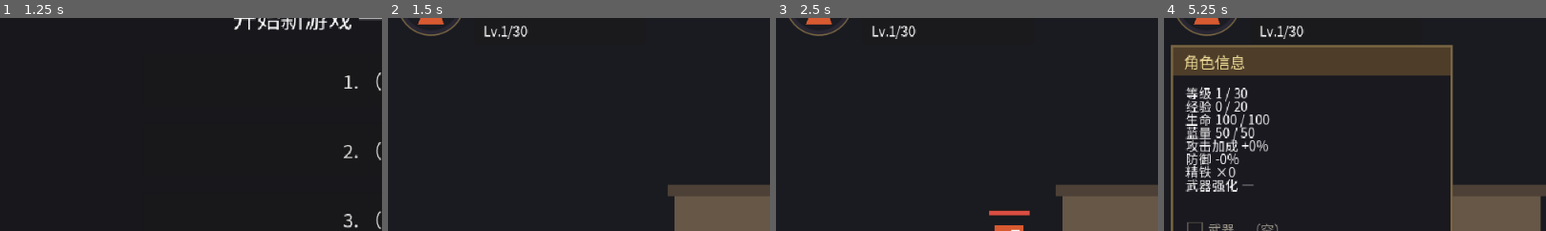
Above: before the commit, frames 1-4 (left to right).
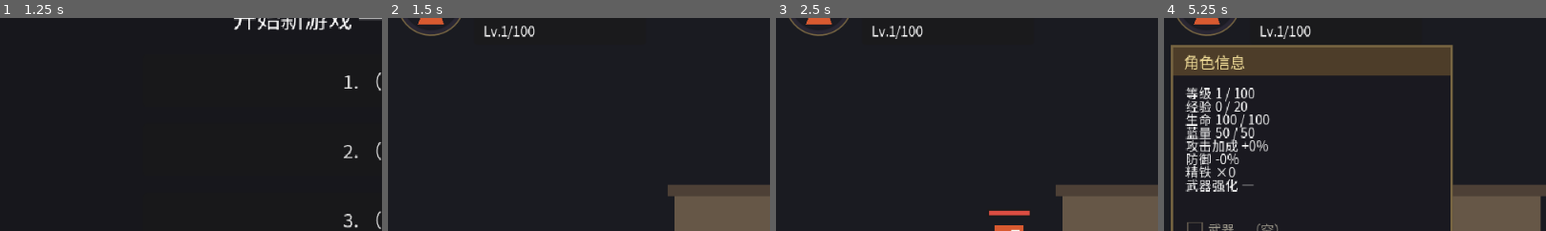
Above: after the commit, the same moments.

Repository: aachean/bailian
Game: Godot game, scene res://scenes/ui/main_menu.tscn
The game is run twice, just before and just after one commit, with the same random seed, the same clock (stepped at 60 frames per second) and the same inputs.
Inputs (mouse positions are % of the whole screen's width and height, from its top left):
- Up to frame 1 (1.25 s): click "开始游戏" at 0.5 s
- Up to frame 2 (1.5 s): click "开始游戏" at 1.25 s
- Up to frame 3 (2.5 s): tap Enter (ui_accept) at 2 s; move the mouse to (72, 45) at 2.02 s; hold D (move_right) from 2.03 s (still down); tap P (atlas) at 2.1 s; click (72, 45) at 2.17 s; tap Space (jump) at 2.27 s
- Up to frame 4 (5.25 s): move the mouse to (30, 55) at 2.77 s; tap J (attack) at 2.85 s; tap Space (jump) at 3.02, 4.52 s; move the mouse to (60, 28) at 3.52 s; release D (move_right) at 3.53 s; hold A (move_left) 3.53-4.28 s; hold B (bag) 3.53-4.28 s; tap Enter (ui_accept) at 4.25, 5 s; move the mouse to (45, 70) at 4.27 s; hold D (move_right) from 4.28 s (still down); tap K (dodge) at 4.35 s; click (45, 70) at 4.42 s; move the mouse to (80, 65) at 5.02 s; hold C (panel) from 5.03 s (still down)
The pictures show only the part of the screen within x 0-50%, y 13-63%; the shares and areas given below are measured in that part.

Frame 1 is identical in both runs. In frame 2, 0.1% of the frame differs, in the area x 32-39%, y 3-9%; in frame 3, 0.1%; in frame 4, 0.2%, in the area x 18-39%, y 3-39%.

Commit message:
feat(growth): 等级上限抬到 100 + 每级成长等比收敛；强化成本调贵一档
按神当晚的三条反馈改。

1.「强化成本可以在贵一点」
   base_cost 3→4、cost_growth 1.6→1.75：白装 16→23、精良 47→82、稀有 210→464 精铁。

2.「上限 30 不够，要到 100，因为后续有新地图、新的怪的经验值也不同」
   **上限不只是个数字**，它同时决定每级成长能不能线性、解锁点排不排得开、推荐等级写多少。
   连带改三处：

   · 每级成长改成**等比收敛**（gain × (1 - falloff^n)）。
     线性的每级增量到 100 级是生命 1585 / 攻击 +495% —— 那等于把等级做成主要战力轴
     （违反设计原则 3.2），而且这条线一长出来，后面所有敌人数值都得围着它重标。
     参数按「30 级时与旧曲线基本重合」反推：30 级 540 血 / +145%
     （旧 535 / +145%），100 级 813 血 / +206%。**换曲线不打破现有敌人平衡。**
   · 技能解锁点拉开：1/2/3/4/5/6/8 → 1/5/12/20/30/42/55。
     原来 8 级就把 7 个技能发完了，上限 100 之后那条动力链在第 8 级就断了。
   · 副本推荐等级填上：砺场 1 / 断淬渠 12 / 炉喉 25（原来全是 0 = 等于不标红）。

3.「升级变慢是正常的，和造梦西游一样不容易毕业」→ 曲线方向不动。

经验曲线没动（20 × lv^1.5，满级 790021 点，末段 10% 占 23.3% 仍 < 40%）——
幂函数这条形状在 100 级下不用重新设计。

断言：test_m10 加到 19 条（新增「每级成长递减」「满级战力有界」两条守形状的）；
test_m4 / test_m7 / test_m3 里写死的期望值改成**从资源算**
（血上限从 progression.hp_at 取、强化成本从 forge_cost 取）——
成长曲线这一轮调了两次，写死一次就得跟着改一次。
probe_progression 改成按关键等级打印，并明确指出「到满级那个次数现在不是目标」。
全量 28 场景 + 177 条全绿。

Diff:
--- a/data/forge.tres
+++ b/data/forge.tres
@@ -5,7 +5,7 @@
 [resource]
 script = ExtResource("1_forge")
 tier_max = Array[int]([3, 5, 8])
-base_cost = 3
-cost_growth = 1.6
+base_cost = 4
+cost_growth = 1.75
 atk_per_level = 0.15
 atk_falloff = 0.85
--- a/data/progression.tres
+++ b/data/progression.tres
@@ -4,12 +4,15 @@
 
 [resource]
 script = ExtResource("1_prog")
-level_cap = 30
+level_cap = 100
 exp_base = 20.0
 exp_exponent = 1.5
-hp_per_level = 15
-mp_per_level = 10
-atk_per_level = 0.05
+hp_gain = 750
+hp_falloff = 0.97
+mp_gain = 500
+mp_falloff = 0.97
+atk_gain = 2.1
+atk_falloff = 0.96
 base_hp = 100
 base_mp = 50
 soft_knee_atk = 1.0
--- a/data/skills/breathe.tres
+++ b/data/skills/breathe.tres
@@ -23,5 +23,5 @@
 lunge_decay_frames = 1
 cooldown_frames = 420
 mp_cost = 40
-unlock_level = 6
+unlock_level = 42
 heal_amount = 45
--- a/data/skills/ironwall.tres
+++ b/data/skills/ironwall.tres
@@ -26,4 +26,4 @@
 guard_reduction = 0.8
 cooldown_frames = 300
 mp_cost = 25
-unlock_level = 3
+unlock_level = 12
--- a/data/skills/quake.tres
+++ b/data/skills/quake.tres
@@ -23,4 +23,4 @@
 lunge_decay_frames = 1
 cooldown_frames = 170
 mp_cost = 45
-unlock_level = 5
+unlock_level = 30
--- a/data/skills/sword_wave.tres
+++ b/data/skills/sword_wave.tres
@@ -24,7 +24,7 @@
 lunge_decay_frames = 1
 cooldown_frames = 110
 mp_cost = 32
-unlock_level = 4
+unlock_level = 20
 projectile_scene = ExtResource("2_wave")
 projectile_speed = 460.0
 projectile_life = 1.0
--- a/data/skills/thrust.tres
+++ b/data/skills/thrust.tres
@@ -23,4 +23,4 @@
 lunge_decay_frames = 14
 cooldown_frames = 70
 mp_cost = 22
-unlock_level = 2
+unlock_level = 5
--- a/data/skills/upcut.tres
+++ b/data/skills/upcut.tres
@@ -23,4 +23,4 @@
 lunge_decay_frames = 8
 cooldown_frames = 100
 mp_cost = 26
-unlock_level = 8
+unlock_level = 55
--- a/data/stages/dungeon_duancuiqu.tres
+++ b/data/stages/dungeon_duancuiqu.tres
@@ -7,4 +7,5 @@
 id = &"duancuiqu"
 name_key = &"DUNGEON_DUANCUIQU"
 screen_count = 0
-rec_level = 0
+rec_level = 12
+rec_weapon = 2
--- a/data/stages/dungeon_lichang.tres
+++ b/data/stages/dungeon_lichang.tres
@@ -7,3 +7,5 @@
 id = &"lichang"
 name_key = &"DUNGEON_LICHANG"
 scene_path = "res://scenes/stages/lichang.tscn"
+rec_level = 1
+rec_weapon = 0
--- a/data/stages/dungeon_luhou.tres
+++ b/data/stages/dungeon_luhou.tres
@@ -7,4 +7,5 @@
 id = &"luhou"
 name_key = &"DUNGEON_LUHOU"
 screen_count = 0
-rec_level = 0
+rec_level = 25
+rec_weapon = 4
--- a/scripts/core/progression_data.gd
+++ b/scripts/core/progression_data.gd
@@ -22,7 +22,7 @@
 
 ## 等级天花板。到顶后不再累积经验（不是「继续攒但没用」），
 ## 免得满级玩家的经验条还在涨、HUD 上显示一个永远用不到的数字
-@export var level_cap: int = 30
+@export var level_cap: int = 100
 
 @export_group("经验曲线：升到下一级所需 = exp_base × 当前等级 ^ exp_exponent")
 ## 曲线基数
@@ -30,13 +30,23 @@
 ## 曲线指数。1.0 = 线性，1.5 起是 RPG 的常见区间（指数越高后期越长尾）
 @export var exp_exponent: float = 1.5
 
-@export_group("每级成长")
-## 生命上限每级 +点
-@export var hp_per_level: int = 15
-## 蓝量上限每级 +点
-@export var mp_per_level: int = 10
-## 攻击倍率每级 +比例（0.05 = +5%）
-@export var atk_per_level: float = 0.05
+@export_group("每级成长（等比收敛：练到第 n 级的累计增量 = gain × (1 - falloff^(n-1))）")
+##
+## **为什么是收敛而不是每级固定加多少**：上限从 30 抬到 100（2026-09-14 神的要求：
+## 后面还有新地图，等级要留够空间），线性的每级增量到 100 级会变成
+## 生命 ×6.9、攻击 +495% —— 那等于把等级做成主要战力来源，违反 3.2；
+## 而且这条线一旦长出来，后面所有敌人的数值都要围着它重标。
+##
+## 等比收敛：第 n 级给 gain × falloff^(n-1)，累计趋近 gain 而永远到不了。
+## **参数是按「30 级时与旧曲线基本重合」反推的** —— 换曲线不打破现有敌人平衡：
+##   生命 30 级 540（旧 535）／蓝 343（旧 340）／攻击 +145%（旧 +145%）
+## 100 级则是 生命 813 / 蓝 526 / 攻击 +206% —— 长线投入有回报，但没有爆炸。
+@export var hp_gain: int = 750
+@export var hp_falloff: float = 0.97
+@export var mp_gain: int = 500
+@export var mp_falloff: float = 0.97
+@export var atk_gain: float = 2.1
+@export var atk_falloff: float = 0.96
 
 @export_group("1 级时的基础值")
 @export var base_hp: int = 100
@@ -80,19 +90,31 @@
 	return clampi(level, 1, level_cap)
 
 
+## 等比收敛的累计增量：第 n 级给 gain × falloff^(n-1)，n 级累计是这个和。
+## 1 级是 0（起点就是 base），随等级单调递增，趋近 gain 而永远到不了
+func growth(gain: float, falloff: float, level: int) -> float:
+	var n := clamp_level(level) - 1
+	if n <= 0:
+		return 0.0
+	# falloff = 1 的退化情形：等比和变成「线性铺满」，到 cap 时正好是 gain
+	if is_equal_approx(falloff, 1.0):
+		return gain * float(n) / float(maxi(level_cap - 1, 1))
+	return gain * (1.0 - pow(falloff, float(n)))
+
+
 ## 该等级的生命上限（不含装备词条）
 func hp_at(level: int) -> int:
-	return base_hp + (clamp_level(level) - 1) * hp_per_level
+	return base_hp + int(round(growth(float(hp_gain), hp_falloff, level)))
 
 
 ## 该等级的蓝量上限
 func mp_at(level: int) -> int:
-	return base_mp + (clamp_level(level) - 1) * mp_per_level
+	return base_mp + int(round(growth(float(mp_gain), mp_falloff, level)))
 
 
 ## 该等级贡献的攻击倍率加成（叠进那个唯一的伤害乘区，见设计原则 4.1）
 func atk_bonus_at(level: int) -> float:
-	return atk_per_level * float(clamp_level(level) - 1)
+	return growth(atk_gain, atk_falloff, level)
 
 
 # ── 曲线自检（给断言和「调数值时看一眼」用）────────────────────
--- a/tests/test_m10.gd
+++ b/tests/test_m10.gd
@@ -57,6 +57,8 @@
 	await _t15_soft_cap_is_lossless_below_knee()
 	await _t16_soft_cap_diminishes_above_knee()
 	await _t17_ratio_has_hard_cap()
+	await _t18_growth_per_level_diminishes()
+	await _t19_cap_power_is_bounded()
 
 	SaveManager.current_slot = _slot_before
 	SaveGuard.restore(_bak)
@@ -125,24 +127,29 @@
 
 ## 成长数字的唯一真相在 progression.tres：改资源，结果跟着变。
 ## 代码里要是偷偷留了一份魔法数，这条立刻红
+## 成长数字的唯一真相在 progression.tres：改资源，结果跟着变。
+## 代码里要是偷偷留了一份魔法数，这条立刻红。
+##
+## 断言写成「改大 gain → 取值变大」而不是「重算一遍公式对不对」：
+## 后者等于把实现抄进测试，实现改了测试也得跟着改（而且抄错时两边一起错）
 func _t5_growth_numbers_come_from_resource() -> void:
 	var p := PlayerState.progression
-	var old_hp := p.hp_per_level
-	var old_atk := p.atk_per_level
-	var new_hp := old_hp + 7
-	var new_atk := old_atk + 0.01
-	p.hp_per_level = new_hp
-	p.atk_per_level = new_atk
-	var hp_val := p.hp_at(10)
-	var atk_val := p.atk_bonus_at(11)
-	var hp_ok := hp_val == p.base_hp + 9 * new_hp
-	var atk_ok := is_equal_approx(atk_val, new_atk * 10.0)
-	p.hp_per_level = old_hp
-	p.atk_per_level = old_atk
-	_check("5", "每级成长读的是资源：改 hp_per_level / atk_per_level 立刻反映到取值上",
-		hp_ok and atk_ok,
-		"hp_per_level %d→%d：hp_at(10) 得 %d（期望 %d）　atk %.3f（期望 %.3f）" % [
-			old_hp, new_hp, hp_val, p.base_hp + 9 * new_hp, atk_val, new_atk * 10.0])
+	var hp_before := p.hp_at(10)
+	var atk_before := p.atk_bonus_at(11)
+	var old_hp := p.hp_gain
+	var old_atk := p.atk_gain
+	var new_hp := old_hp + 500
+	var new_atk := old_atk + 1.0
+	p.hp_gain = new_hp
+	p.atk_gain = new_atk
+	var hp_after := p.hp_at(10)
+	var atk_after := p.atk_bonus_at(11)
+	p.hp_gain = old_hp
+	p.atk_gain = old_atk
+	_check("5", "每级成长读的是资源：改 hp_gain / atk_gain 立刻反映到取值上",
+		hp_after > hp_before and atk_after > atk_before,
+		"hp_gain %d→%d：hp_at(10) %d → %d　atk_gain %.2f→%.2f：atk_bonus_at(11) %.3f → %.3f" % [
+			old_hp, new_hp, hp_before, hp_after, old_atk, new_atk, atk_before, atk_after])
 
 
 ## 坏档 / 越界等级要夹回 cap —— 不夹的话 level=999 会让 exp_needed 返回 0
@@ -362,3 +369,36 @@
 		is_equal_approx(cap, Health.MAX_DAMAGE_REDUCTION) and is_equal_approx(unknown, 1.0),
 		"减伤 5.0 → %.2f（上限 %.2f）　未登记的 crit 3.7 → %.2f" % [
 			cap, Health.MAX_DAMAGE_REDUCTION, unknown])
+
+
+# ── 100 级那件事：等级是钥匙，不是战力轴（设计原则 3.2）────────────
+
+## 每级给的成长必须**递减**。上限抬到 100 之后这条尤其要紧 ——
+## 线性的每级增量到 100 级会变成攻击 +495%，那等于把等级做成主要战力来源。
+## 用一阶差分验形状：第 2 级给的最多，越往后越少
+func _t18_growth_per_level_diminishes() -> void:
+	var p := PlayerState.progression
+	var d1 := p.hp_at(2) - p.hp_at(1)
+	var d2 := p.hp_at(11) - p.hp_at(10)
+	var d3 := p.hp_at(51) - p.hp_at(50)
+	var a1 := p.atk_bonus_at(2) - p.atk_bonus_at(1)
+	var a2 := p.atk_bonus_at(51) - p.atk_bonus_at(50)
+	_check("18", "每级成长递减：越往后每级给得越少（等级不是战力轴）",
+		d1 > d2 and d2 > d3 and d3 > 0 and a1 > a2 and a2 > 0.0,
+		"生命增量 第2级 %d ＞ 第11级 %d ＞ 第51级 %d　攻击增量 %.4f ＞ %.4f" % [
+			d1, d2, d3, a1, a2])
+
+
+## 满级战力有上界：**趋近 gain 而到不了**。
+## 这条挡的是「以后有人把 falloff 调成 1 又忘了 cap 是 100」
+func _t19_cap_power_is_bounded() -> void:
+	var p := PlayerState.progression
+	var hp := p.hp_at(p.level_cap)
+	var atk := p.atk_bonus_at(p.level_cap)
+	var hp_ceiling := p.base_hp + p.hp_gain
+	var hp_in_range := hp > p.base_hp + int(p.hp_gain * 0.9) and hp <= hp_ceiling
+	var atk_in_range := atk > p.atk_gain * 0.9 and atk < p.atk_gain
+	_check("19", "满级战力有上界：趋近「gain」但到不了，不会无限膨胀",
+		hp_in_range and atk_in_range,
+		"Lv.%d 生命 %d（base %d + gain %d 为天花板）　攻击 %+.1f%%（上限 %+.1f%%）" % [
+			p.level_cap, hp, p.base_hp, p.hp_gain, atk * 100.0, p.atk_gain * 100.0])
--- a/tests/test_m3.gd
+++ b/tests/test_m3.gd
@@ -392,6 +392,7 @@
 	await _pframes(6)
 	var scale0: float = (player.get_node("Hitbox") as Hitbox).damage_scale
 
+	var cost: int = PlayerState.forge_cost(uid)      # 成本从数据取，不写死
 	_press("attack")                 # 站上铁砧按 J → 开铁匠铺
 	await _pframes(4)
 	_release("attack")
@@ -417,11 +418,11 @@
 	town.queue_free()
 	await _pframes(2)
 
-	_check("9", "铁匠铺：站上铁砧按 J 开面板 → 选中那件按 J 强化（倍率涨、精铁 -3）",
-		opened and picked == uid and lv == 1 and shards == 7 \
+	_check("9", "铁匠铺：站上铁砧按 J 开面板 → 选中那件按 J 强化（倍率涨、按成本扣精铁）",
+		opened and picked == uid and lv == 1 and shards == 10 - cost \
 			and is_equal_approx(scale1, expect) and closed,
-		"开面板=%s（当时暂停=%s）　光标选中=穿着的武器=%s　强化 +%d　精铁 10→%d　"
-		% [str(opened), str(paused_when_open), str(picked == uid), lv, shards]
+		"开面板=%s（当时暂停=%s）　光标选中=穿着的武器=%s　强化 +%d　精铁 10→%d（成本 %d）　"
+		% [str(opened), str(paused_when_open), str(picked == uid), lv, shards, cost]
 		+ "倍率 %.3f → %.3f（期望 %.3f）　Esc 关掉=%s" % [scale0, scale1, expect, str(closed)])
 
 
@@ -433,7 +434,8 @@
 	PlayerState.shards = 7
 	var uid: String = PlayerState.add_item(IRON_SWORD)
 	PlayerState.equip(uid)
-	PlayerState.forge_once(uid)                  # 花掉 3，剩 4，+1 级
+	var cost: int = PlayerState.forge_cost(uid)  # 成本从数据取，不写死
+	PlayerState.forge_once(uid)                  # 花掉一次的钱，+1 级
 
 	var room := (load("res://scenes/stages/test_room.tscn") as PackedScene).instantiate()
 	add_child(room)
@@ -453,9 +455,9 @@
 	await _pframes(2)
 
 	_check("10", "强化等级与装备实例进快照，继续游戏原样回来",
-		shards == 4 and lv == 1 and same_uid,
-		"精铁 %d（期望 4）　武器强化 +%d（期望 1）　实例 id 一致=%s" % [
-			shards, lv, str(same_uid)])
+		shards == 7 - cost and lv == 1 and same_uid,
+		"精铁 %d（期望 %d = 7 - %d）　武器强化 +%d（期望 1）　实例 id 一致=%s" % [
+			shards, 7 - cost, cost, lv, str(same_uid)])
 
 
 ## 精铁跨场景保持 —— 用户实测：在关卡里捡的碎片，回城镇全没了。
--- a/tests/test_m4.gd
+++ b/tests/test_m4.gd
@@ -117,7 +117,9 @@
 	var ups: int = PlayerState.add_exp(999)      # 直接灌经验，必升多级
 	var lv1: int = PlayerState.level
 	var max_hp: int = (_player.get_node("Health") as Health).max_hp
-	var expect_hp: int = 100 + (lv1 - 1) * 15
+	# 期望值**从资源算**，不写死数字 —— 成长曲线已经调过两轮（线性 → 幂函数幂次 → 100 级收敛），
+	# 写死一次就得跟着改一次，而写死的那个数从来不是断言真正想验的东西
+	var expect_hp: int = PlayerState.progression.hp_at(lv1)
 	var mp_full: bool = int(_player.get("mp")) == int(_player.get("max_mp"))
 	_check("2", "经验够了就升级：血上限成长、血蓝回满",
 		ups >= 1 and lv1 > lv0 and max_hp == expect_hp and mp_full,
--- a/tests/test_m7.gd
+++ b/tests/test_m7.gd
@@ -194,14 +194,18 @@
 	var at1: int = _player.call("unlocked_skill_paths").size()
 	await _set_level(4)
 	var at4: int = _player.call("unlocked_skill_paths").size()
+	await _set_level(5)
+	var at5: int = _player.call("unlocked_skill_paths").size()
 	var upcut_locked: bool = not bool(_player.call("is_skill_unlocked", UPCUT))
-	var upcut_at8: bool = false
-	await _set_level(8)
-	upcut_at8 = bool(_player.call("is_skill_unlocked", UPCUT))
-	_check("2", "技能按等级解锁：Lv1 只有一个，Lv8 才拿得到上撩斩",
-		at1 == 1 and at4 == 4 and upcut_locked and upcut_at8,
-		"Lv1 解锁 %d 个　Lv4 解锁 %d 个　Lv4 时上撩斩锁定=%s　Lv8 解锁=%s" % [
-			at1, at4, str(upcut_locked), str(upcut_at8)])
+	# 等级上限抬到 100 之后，解锁点跟着拉开了 —— 上撩斩排在最靠后的 55 级。
+	# 这里断言的是「解锁点在拉开」，不是某一个具体数字：
+	# Lv4 还没拿到第二招（它在 5 级），Lv5 拿到了，最后一招要到 Lv55
+	await _set_level(55)
+	var upcut_at55: bool = bool(_player.call("is_skill_unlocked", UPCUT))
+	_check("2", "技能按等级解锁，且解锁点被拉开（不是前几级就发完）",
+		at1 == 1 and at4 == 1 and at5 == 2 and upcut_locked and upcut_at55,
+		"Lv1 %d 个　Lv4 %d 个　Lv5 %d 个　上撩斩在 Lv4 锁定=%s　Lv55 解锁=%s" % [
+			at1, at4, at5, str(upcut_locked), str(upcut_at55)])
 
 
 ## 升级解锁的新技能会自动补进空槽
@@ -212,16 +216,19 @@
 	var filled1 := _count_carried()
 	await _set_level(5)
 	var filled5 := _count_carried()
+	# 30 级正好解锁到第 5 招（崩山击）—— 槽位满了就停在 5 个
+	await _set_level(30)
+	var filled30 := _count_carried()
 	var has_quake: bool = PlayerState.carries(QUAKE)
-	_check("3", "升级后新解锁的技能自动补进空槽",
-		filled1 == 1 and filled5 == 5 and has_quake,
-		"Lv1 带 %d 个　Lv5 带 %d 个　含崩山击=%s" % [
-			filled1, filled5, str(has_quake)])
+	_check("3", "升级后新解锁的技能自动补进空槽（槽满了就停在 5 个）",
+		filled1 == 1 and filled5 == 2 and filled30 == 5 and has_quake,
+		"Lv1 带 %d 个　Lv5 带 %d 个　Lv30 带 %d 个　含崩山击=%s" % [
+			filled1, filled5, filled30, str(has_quake)])
 
 
 ## 槽位上限 5：解锁 7 个也不会挤进来
 func _t4_only_five_carried() -> void:
-	await _set_level(12)
+	await _set_level(60)          # 7 个技能的解锁点分布在 1~55 级，60 级时全部到手
 	var unlocked: int = _player.call("unlocked_skill_paths").size()
 	var carried := _count_carried()
 	_check("4", "携带格上限就是 5：7 个全解锁了也只带 5 个",
--- a/tools/probe_progression.gd
+++ b/tools/probe_progression.gd
@@ -3,6 +3,16 @@
 ##
 ## 用法（必须带 --script，且路径是 res:// 形式）：
 ##   <godot> --headless --path . --script res://tools/probe_progression.gd
+##
+## 「折算砺场」那一列是拿**砺场一次通关 340 经验**做基准的（数过场景里的怪：
+## 31 只 = 340 经验）。它只回答一个问题：**第一章（目前唯一有内容的副本）能练到几级**。
+## 后面地图的经验产出还没定，所以「到满级」那个数字现在只是留给后续的空间。
+
+## 砺场一次通关给的经验
+const LICHANG_EXP := 340
+## 打印哪几个等级
+const MARKS := [1, 5, 10, 15, 20, 30, 50, 75, 100]
+
 
 func _initialize() -> void:
 	var p := load("res://data/progression.tres") as ProgressionData
@@ -11,29 +21,35 @@
 		quit(1)
 		return
 
-	print("[probe] 等级上限 %d / 经验 = %s × level^%s" % [p.level_cap, p.exp_base, p.exp_exponent])
-	print("[probe] 满级所需总经验 %d" % p.total_exp_to_cap())
+	print("[probe] 等级上限 %d ／ 经验 = %s × level^%s" % [p.level_cap, p.exp_base, p.exp_exponent])
+	print("[probe] 满级总经验 %d ／ 末段 10%% 的等级占 %.1f%%（设计原则 3.3 要求 < 40%%）"
+		% [p.total_exp_to_cap(), p.tail_share(0.1) * 100.0])
+	print("")
+	print("  等级    生命     蓝   攻击加成   升下一级需   累计经验   折算砺场")
+	print("  ───────────────────────────────────────────────────────────────")
+	var total := 0
+	for lv in range(1, p.level_cap + 1):
+		var need := p.exp_needed(lv)
+		if lv in MARKS:
+			print("  Lv.%-4d %6d %6d   %+7.1f%%   %8s   %8s   %6.1f 次" % [
+				lv, p.hp_at(lv), p.mp_at(lv), p.atk_bonus_at(lv) * 100.0,
+				("—" if need <= 0 else str(need)), str(total),
+				float(total) / float(LICHANG_EXP)])
+		total += need
 
-	var lv := 1
-	while lv < p.level_cap and lv <= 12:
-		print("  Lv.%2d → 上级需 %6d   （生命 %4d / 蓝 %3d / 攻击 +%d%%）" % [
-			lv, p.exp_needed(lv), p.hp_at(lv), p.mp_at(lv), int(round(p.atk_bonus_at(lv) * 100.0))])
-		lv += 1
-	print("  ... 跳到末段 ...")
-	for l in range(maxi(p.level_cap - 3, 1), p.level_cap):
-		print("  Lv.%2d → 上级需 %6d" % [l, p.exp_needed(l)])
-	print("[probe] 末段 3 级占总经验 %.1f%%（设计原则 3.3 要求 < 40%%）" % calc_tail(p, 3))
-	print("[probe] 满级时：生命 %d / 蓝 %d / 攻击 +%d%%" % [
-		p.hp_at(p.level_cap), p.mp_at(p.level_cap), int(round(p.atk_bonus_at(p.level_cap) * 100.0))])
+	print("")
+	print("[probe] 第一章现在只有砺场（%d 经验/次）：" % LICHANG_EXP)
+	var to_cap_total: int = p.total_exp_to_cap(1)
+	for lv in [5, 10, 15, 20]:
+		# 「从 1 级练到 lv」= 到 cap 的总量 − 从 lv 到 cap 的那一段。
+		# 别反过来直接用 total_exp_to_cap(lv) —— 那个函数问的是「还要多少才满级」
+		var acc: int = to_cap_total - p.total_exp_to_cap(lv)
+		print("       练到 Lv.%-3d 要 %6d 经验 ≈ %5.1f 次砺场" % [
+			lv, acc, float(acc) / float(LICHANG_EXP)])
+	print("")
+	print("[probe] ⚠️ 「到满级 %.0f 次砺场」**现在不是目标**，是留给后续地图的空间 ——"
+		% (float(total) / float(LICHANG_EXP)))
+	print("       新地图的怪经验更高时这个次数才会降下来，现在别拿它当平衡依据。")
+	print("[probe] 另外：每级成长是**等比收敛**的（gain × (1 - falloff^n)），"
+		+ "所以 Lv.100 与 Lv.200 的差别本来就很小 —— 上限只是钥匙，不是战力轴。")
 	quit()
-
-
-## 最后 n 级占总经验的比例
-func calc_tail(p: ProgressionData, n: int) -> float:
-	var total := p.total_exp_to_cap()
-	if total <= 0:
-		return 0.0
-	var tail := 0
-	for lv in range(maxi(p.level_cap - n, 1), p.level_cap):
-		tail += p.exp_needed(lv)
-	return float(tail) / float(total) * 100.0
